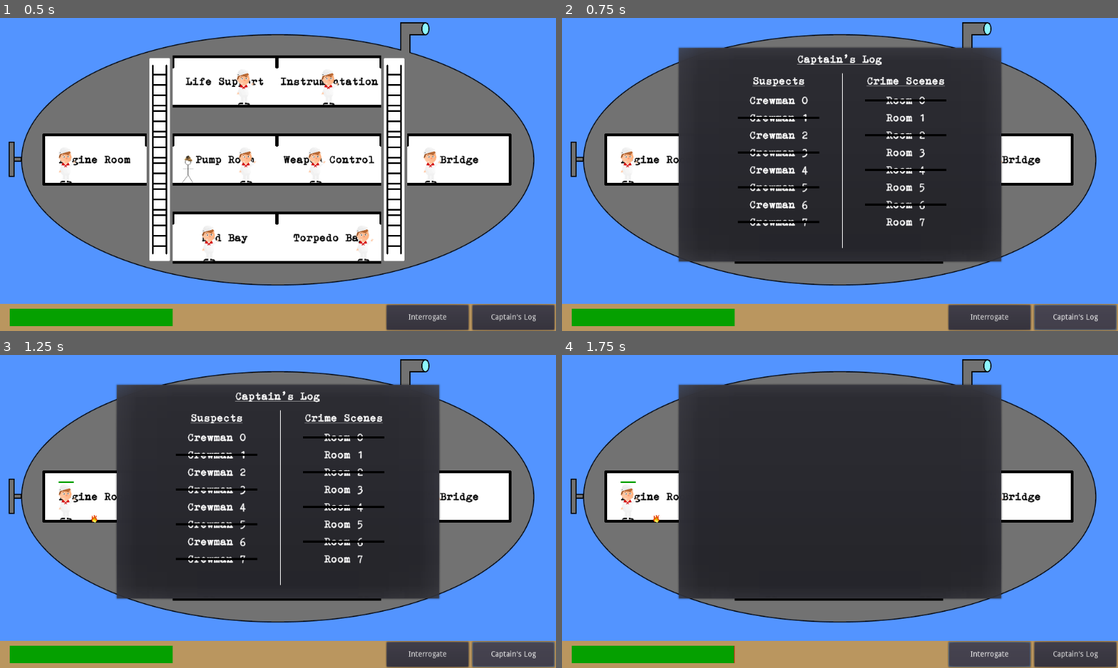
Above: before the commit, frames 1-4 (two rows, left to right).
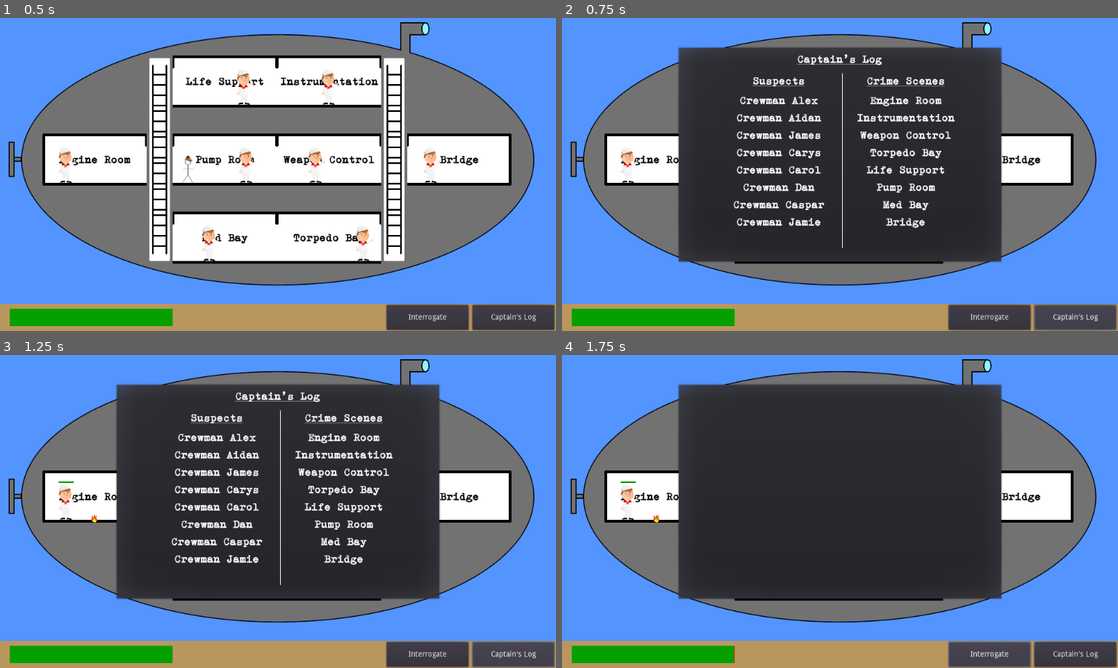
Above: after the commit, the same moments.

Repository: danielcannell/deep-clue-sea
Game: Godot game, scene res://Main.tscn
The game is run twice, just before and just after one commit, with the same random seed, the same clock (stepped at 60 frames per second) and the same inputs.
Inputs:
- Up to frame 1 (0.5 s): no input
- Up to frame 2 (0.75 s): click "Captain's Log" at 0.5 s
- Up to frame 3 (1.25 s): no input
- Up to frame 4 (1.75 s): click "Interrogate" at 1.25 s

Frame 1 is identical in both runs. In frame 2, 3.6% of the frame differs, in the area x 30-71%, y 25-68%; in frame 3, 3.6%; in frame 4, nothing differs.

Commit message:
Implement crew and room names on Captain's log

Diff:
--- a/detective/DetectiveRoot.gd
+++ b/detective/DetectiveRoot.gd
@@ -88,3 +88,13 @@
 
 func get_potential_locations():
     return player_knowledge["potential_locs"]
+
+func is_suspect(crew_id):
+    if player_knowledge["suspects"].has(crew_id):
+        return true
+    return false
+
+func is_potential_location(room_id):
+    if player_knowledge["potential_locs"].has(room_id):
+        return true
+    return false
--- a/hud/LogPopup.gd
+++ b/hud/LogPopup.gd
@@ -27,8 +27,10 @@
     get_node("Split/Places").add_child(l)
 
 func _on_LogWindow_about_to_show():
+    var d_root = get_node("/root/Main/DetectiveRoot")
+    var crew_name_list = get_node("/root/Main/Submarine/CrewmenController").crewman_names
     clear_names_and_places()
     for i in range(8):
-        add_name("Crewman " + str(i), i % 2)
+        add_name("Crewman " + crew_name_list[i], !d_root.is_suspect(i))
     for i in range(8):
-        add_place("Room " + str(i), (i+1) % 2)
+        add_place(Globals.ROOM_NAMES[i], !d_root.is_potential_location(i))
